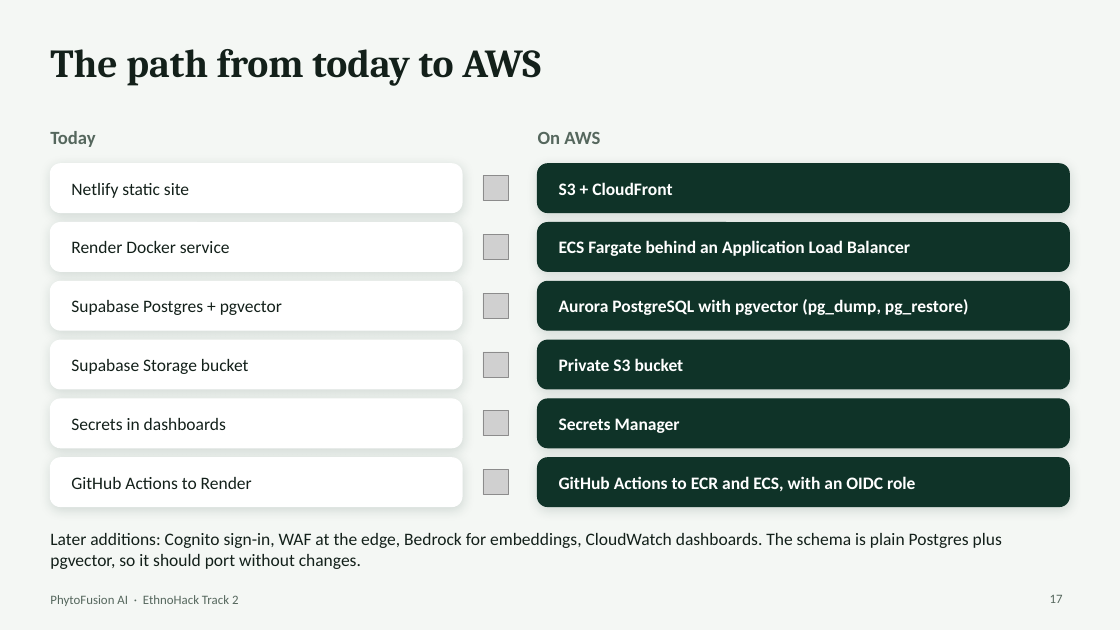
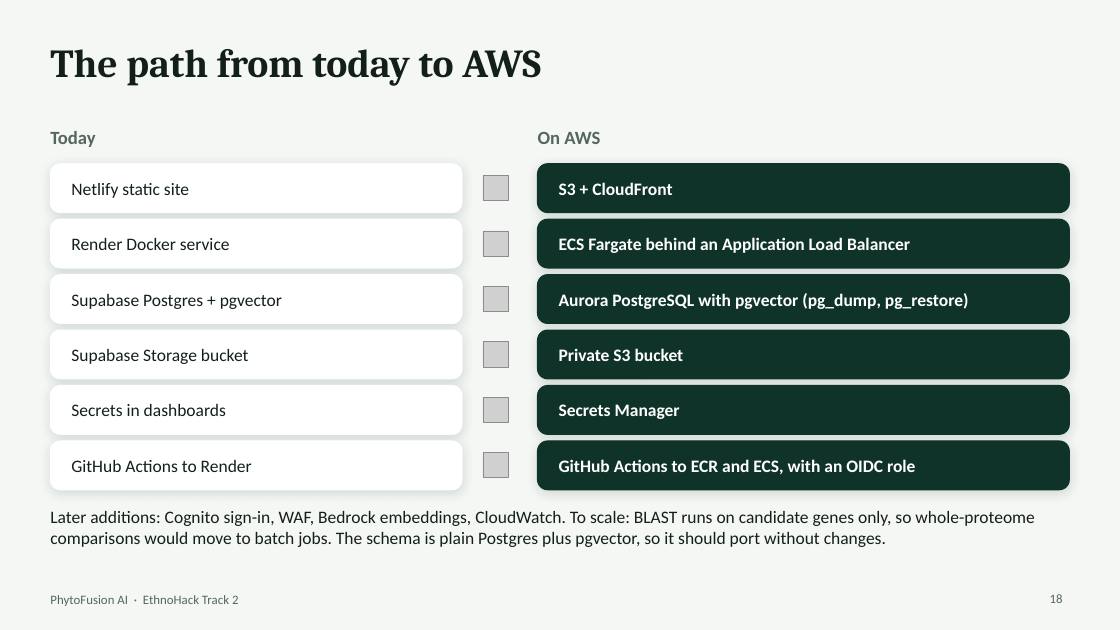
Before and after one commit to lerthy/PhytoFusion-AI, a slide deck: slide 18 of PhytoFusion-AI-pitch.pptx (slide 17 before the commit). Drawn at 1120x630 pixels with LibreOffice and Linux fonts; fonts in the diff are those of the drawing; grey boxes stand for pictures. Boxes give left, top, right and bottom in pixels: in the first picture for what was removed or moved away, otherwise in the second. Text is boxed around its words. In the diff, an @@ line names an element or a change of style, - is before the commit and + after.

```diff
--- a/PhytoFusion-AI-pitch.pptx
+++ b/PhytoFusion-AI-pitch.pptx
@@ 4 rounded rectangles, 2 pictures, 2 texts moved together from (x1=50, y1=223, x2=1070, y2=330) to (x1=50, y1=219, x2=1070, y2=323) @@
@@ 2 texts, 2 rounded rectangles, 1 picture moved together from (x1=50, y1=340, x2=1070, y2=389) to (x1=50, y1=330, x2=1070, y2=379) @@
@@ 4 texts, 4 rounded rectangles, 2 pictures moved together from (x1=50, y1=399, x2=1070, y2=507) to (x1=50, y1=386, x2=1070, y2=490) @@
@@ text at (x1=50, y1=511, x2=1034, y2=547): text changed @@
-Later additions: Cognito sign-in, WAF at the edge, Bedrock for embeddings, CloudWatch dashboards. The schema is plain Postgres plus pgvector, so it should port without changes.
+Later additions: Cognito sign-in, WAF, Bedrock embeddings, CloudWatch. To scale: BLAST runs on candidate genes only, so whole-proteome comparisons would move to batch jobs. The schema is plain Postgres plus pgvector, so it should port without changes.
@@ page number at (x1=1050, y1=594, x2=1063, y2=603): text changed @@
-17
+18
```
Also in this commit, not shown: 2 other slides changed, 1 slide added, 7 other files.
